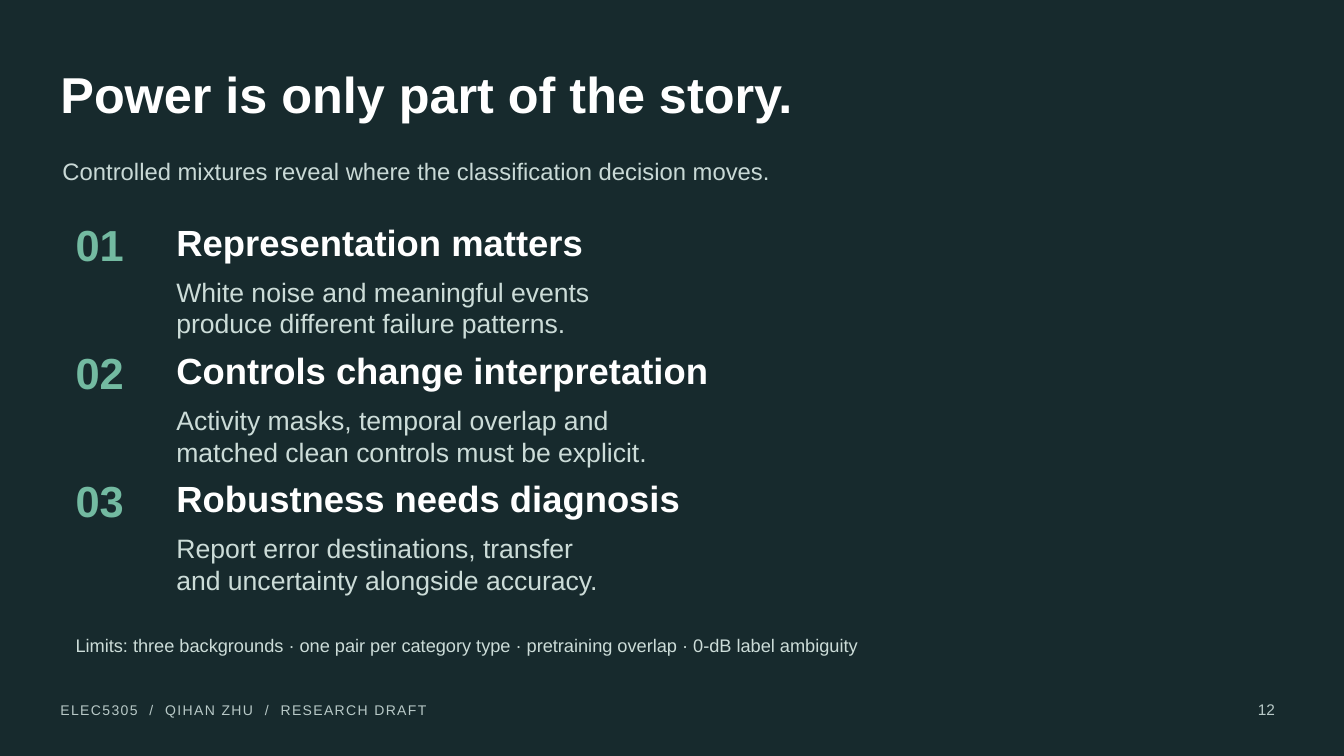
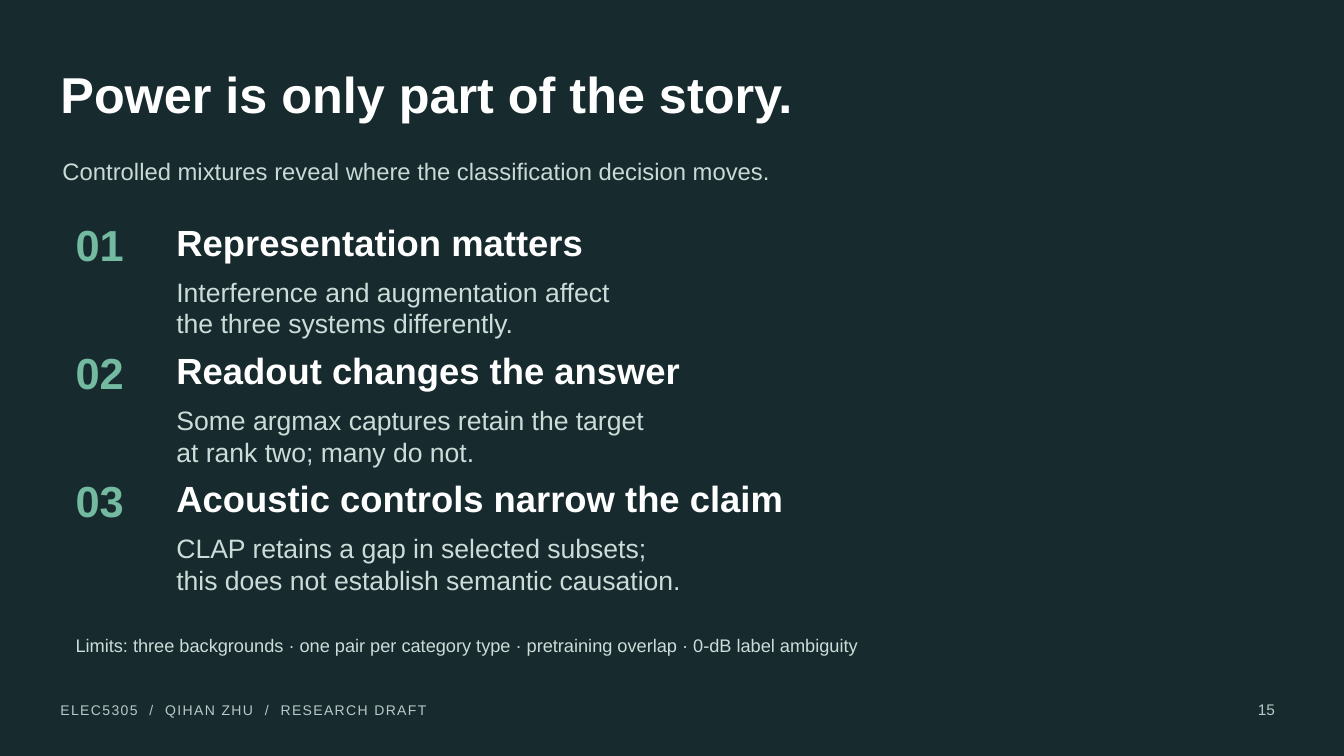
Before and after one commit to Charlie-Uni/elec5305-project-550489593, a slide deck: slide 15 of results/presentation_20261109_draft/research_presentation.pptx (slide 12 before the commit). Drawn at 1344x756 pixels with LibreOffice and Linux fonts; fonts in the diff are those of the drawing. Boxes give left, top, right and bottom in pixels: in the first picture for what was removed or moved away, otherwise in the second. Text is boxed around its words. In the diff, an @@ line names an element or a change of style, - is before the commit and + after.

```diff
--- a/results/presentation_20261109_draft/research_presentation.pptx
+++ b/results/presentation_20261109_draft/research_presentation.pptx
@@ text at box(176, 282, 609, 339): text changed @@
-White noise and meaningful events
-produce different failure patterns.
+Interference and augmentation affect
+the three systems differently.
@@ text at box(176, 357, 679, 392): text changed @@
-Controls change interpretation
+Readout changes the answer
@@ text at box(176, 410, 644, 467): text changed @@
-Activity masks, temporal overlap and
-matched clean controls must be explicit.
+Some argmax captures retain the target
+at rank two; many do not.
@@ text at box(176, 485, 783, 513): text changed @@
-Robustness needs diagnosis
+Acoustic controls narrow the claim
@@ text at box(176, 538, 681, 591): text changed @@
-Report error destinations, transfer
-and uncertainty alongside accuracy.
+CLAP retains a gap in selected subsets;
+this does not establish semantic causation.
@@ text at box(1258, 704, 1275, 715): text changed @@
-12
+15
```
Also in this commit, not shown: 7 other slides changed, 3 slides added, 26 other files.
